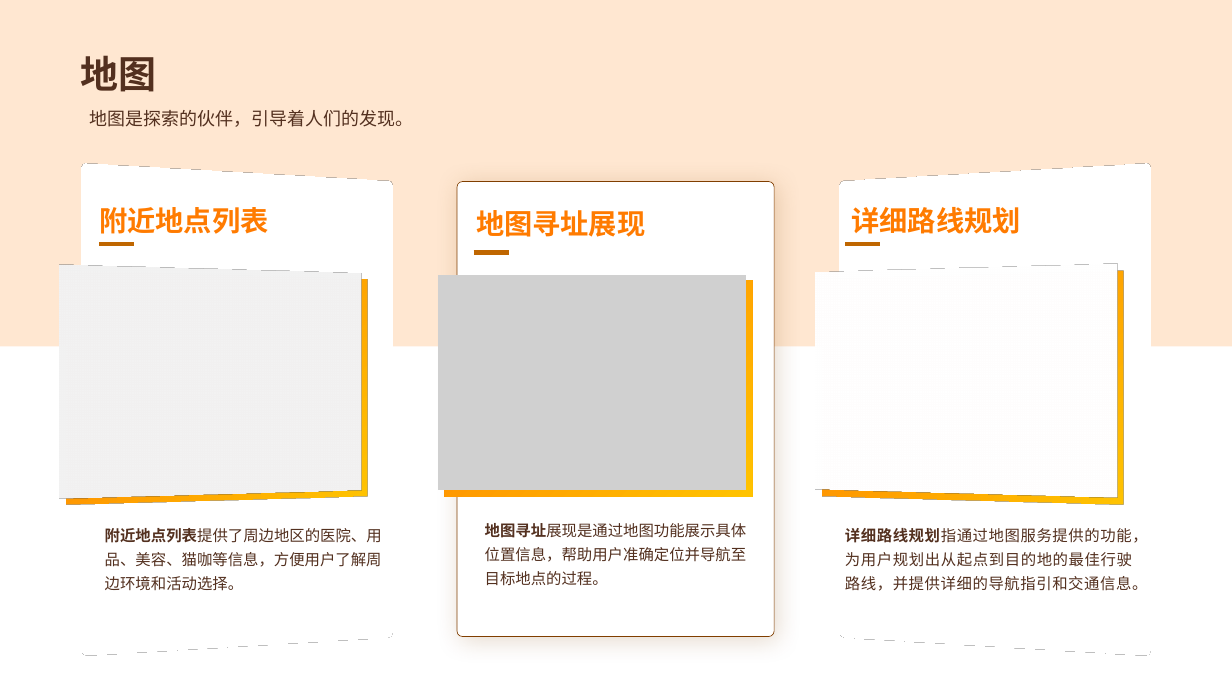
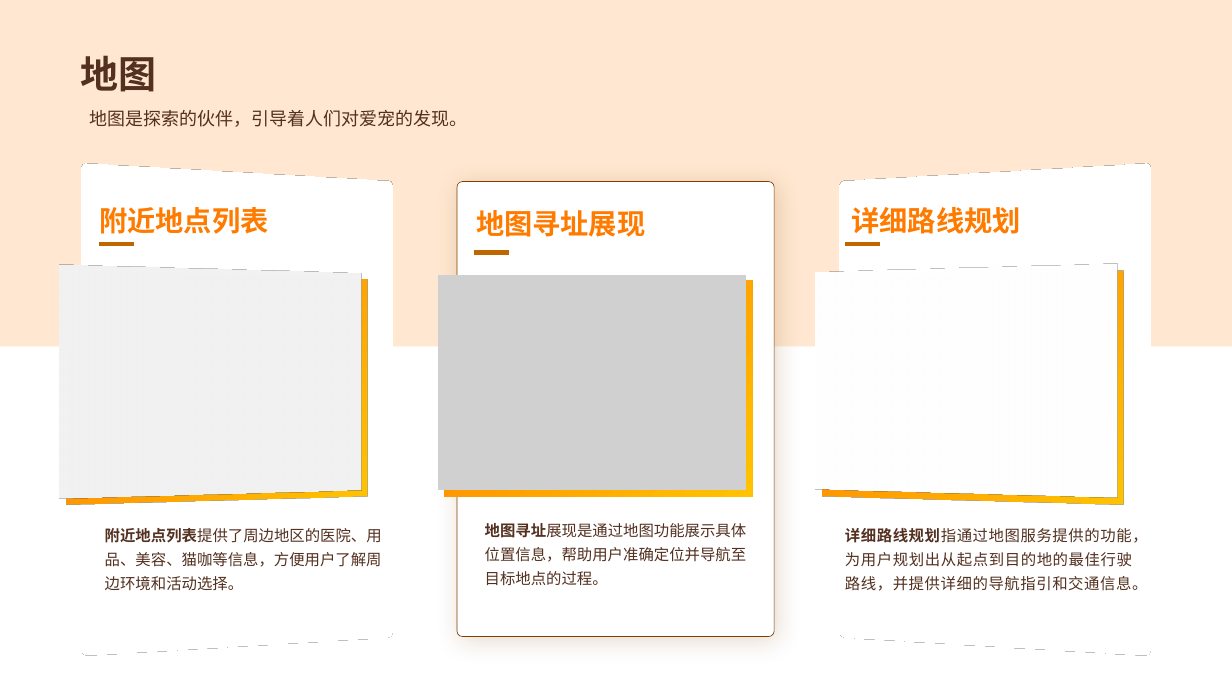
Before and after one commit to BloodGirl2022/pets_prototype_PPT, a slide deck: slide 15 of 20240406团队作业2/宠物交流网站.pptx (slide 14 before the commit). Drawn at 1232x693 pixels with LibreOffice and Linux fonts; fonts in the diff are those of the drawing; grey boxes stand for pictures. Boxes give left, top, right and bottom in pixels: in the first picture for what was removed or moved away, otherwise in the second. Text is boxed around its words. In the diff, an @@ line names an element or a change of style, - is before the commit and + after.

```diff
--- a/20240406团队作业2/宠物交流网站.pptx
+++ b/20240406团队作业2/宠物交流网站.pptx
@@ text at (89,110,467,127): text changed @@
-地图是探索的伙伴，引导着人们的发现。
+地图是探索的伙伴，引导着人们对爱宠的发现。
```
Also in this commit, not shown: 2 other slides changed, 2 slides added, 1 slide removed, 15 other files.
